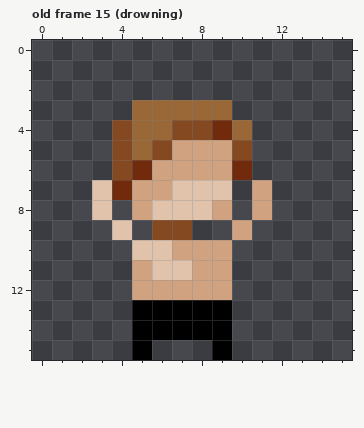
Two versions of one pixel-art file, AssetsRaw/player.aseprite. This is how it looked before the edit.
16x16 pixels, 29 frames. Shown: old frame 15 (drowning). The commit also changed other frames, which this record leaves out.
After:
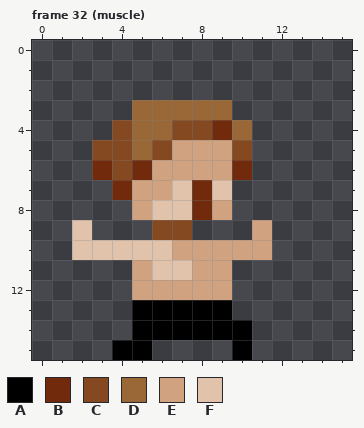
Palette (. is transparent): A #000000  B #712b0c  C #854921  D #9a6736  E #d0a280  F #e1c3ac
A new or re-ordered frame is compared with the old frame closest to it.
The exact change:
frames 29 -> 34
--- frame 32 (muscle) is new; against old frame 15 (drowning), layer "Layer 1"
@@ x 0..15 @@
  4 ....CDDCCBD.....
- 5 ....CDCEEEC.....
- 6 ....CBEEEEB.....
- 7 ...FBEEFFF.E....
- 8 ...F.EFFFE.E....
- 9 ....F.CC..E.....
-10 .....FFEEE......
+ 5 ...CCDCEEEC.....
+ 6 ...BCBEEEEB.....
+ 7 ....BEEFBF......
+ 8 .....EFFBE......
+ 9 ..F...CC...E....
+10 ..FFFFFEEEEE....
 11 .....EFFEE......
@@ x 2..12 @@
 13 ...AAAAA...
-14 ...AAAAA...
-15 ...A...A...
+14 ...AAAAAA..
+15 ..AA....A..
